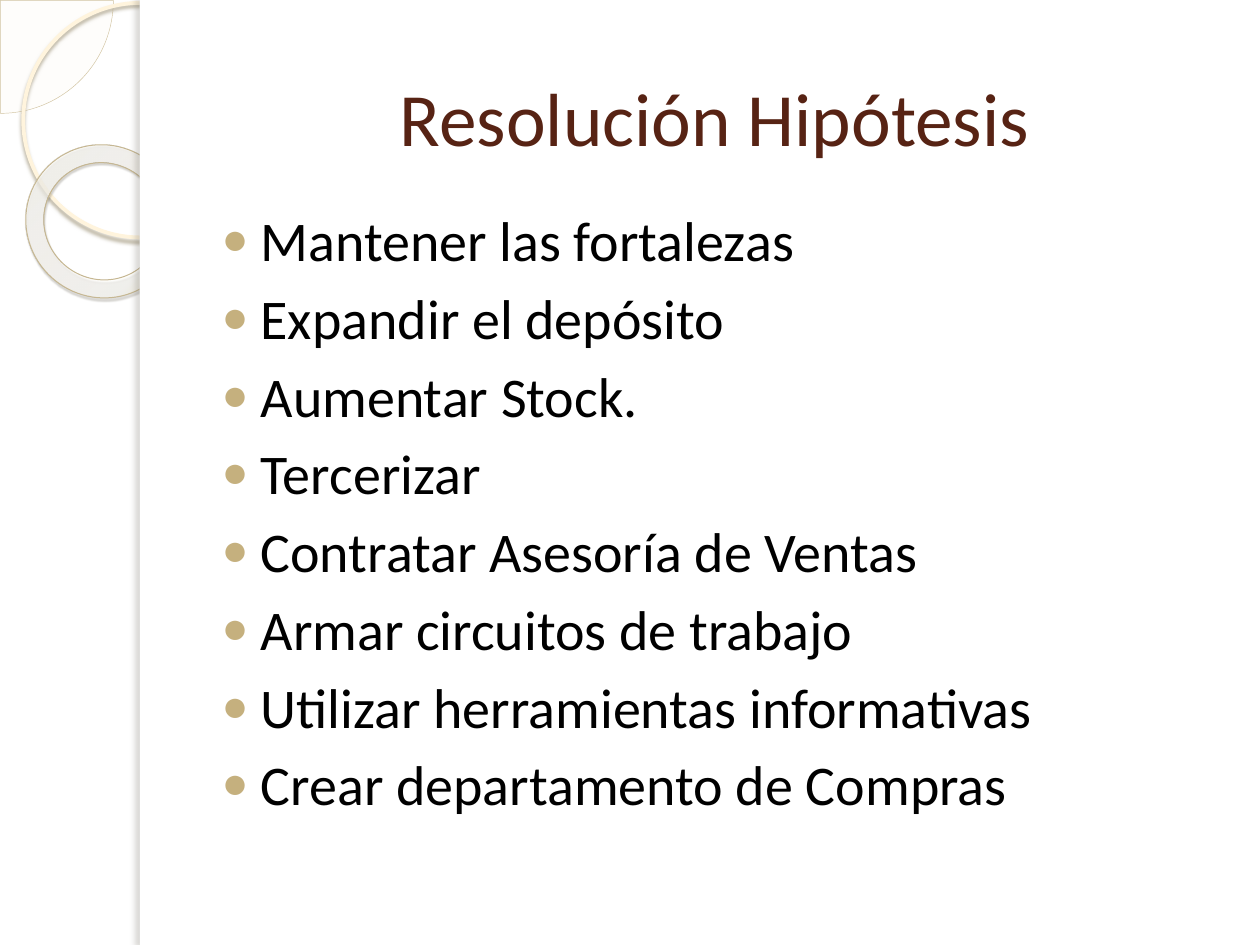
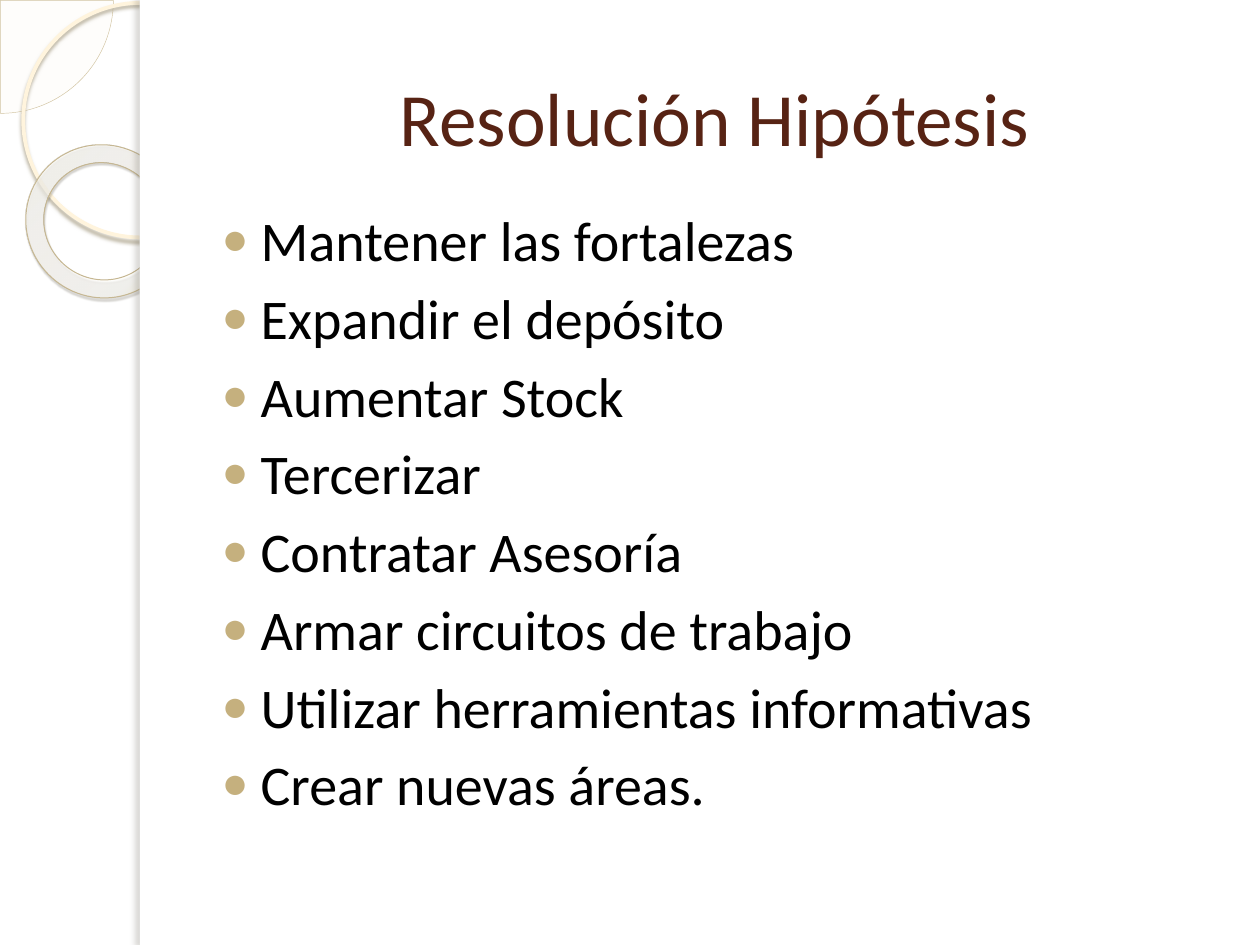
Before and after one commit to Bloodclot24/empresitas, a slide deck: slide 19 of Presentacion/Presentacion.pptx (slide 13 before the commit). Drawn at 1260x945 pixels with LibreOffice and Linux fonts; fonts in the diff are those of the drawing; background and template pictures are left out. Boxes give left, top, right and bottom in pixels: in the first picture for what was removed or moved away, otherwise in the second. Text is boxed around its words. In the diff, an @@ line names an element or a change of style, - is before the commit and + after.

```diff
--- a/Presentacion/Presentacion.pptx
+++ b/Presentacion/Presentacion.pptx
@@ text at (261,378,624,418): text changed @@
-● Aumentar Stock.
+● Aumentar Stock
@@ text at (261,533,682,573): text changed @@
-● Contratar Asesoría de Ventas
+● Contratar Asesoría
@@ text at (261,766,704,806): text changed @@
-● Crear departamento de Compras
+● Crear nuevas áreas.
```
Also in this commit, not shown: 8 other slides changed, 2 slides added, 7 other files.
